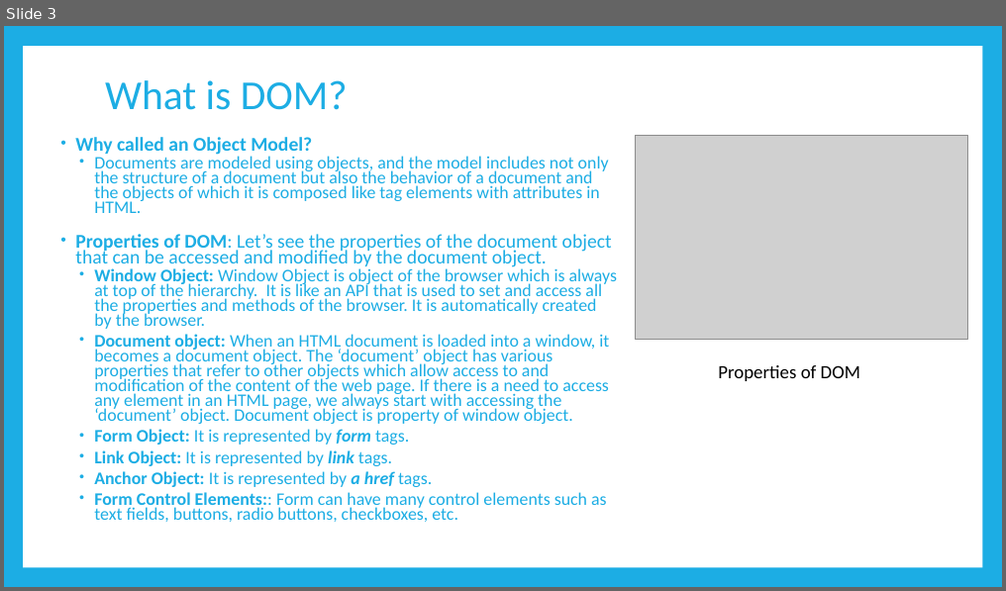
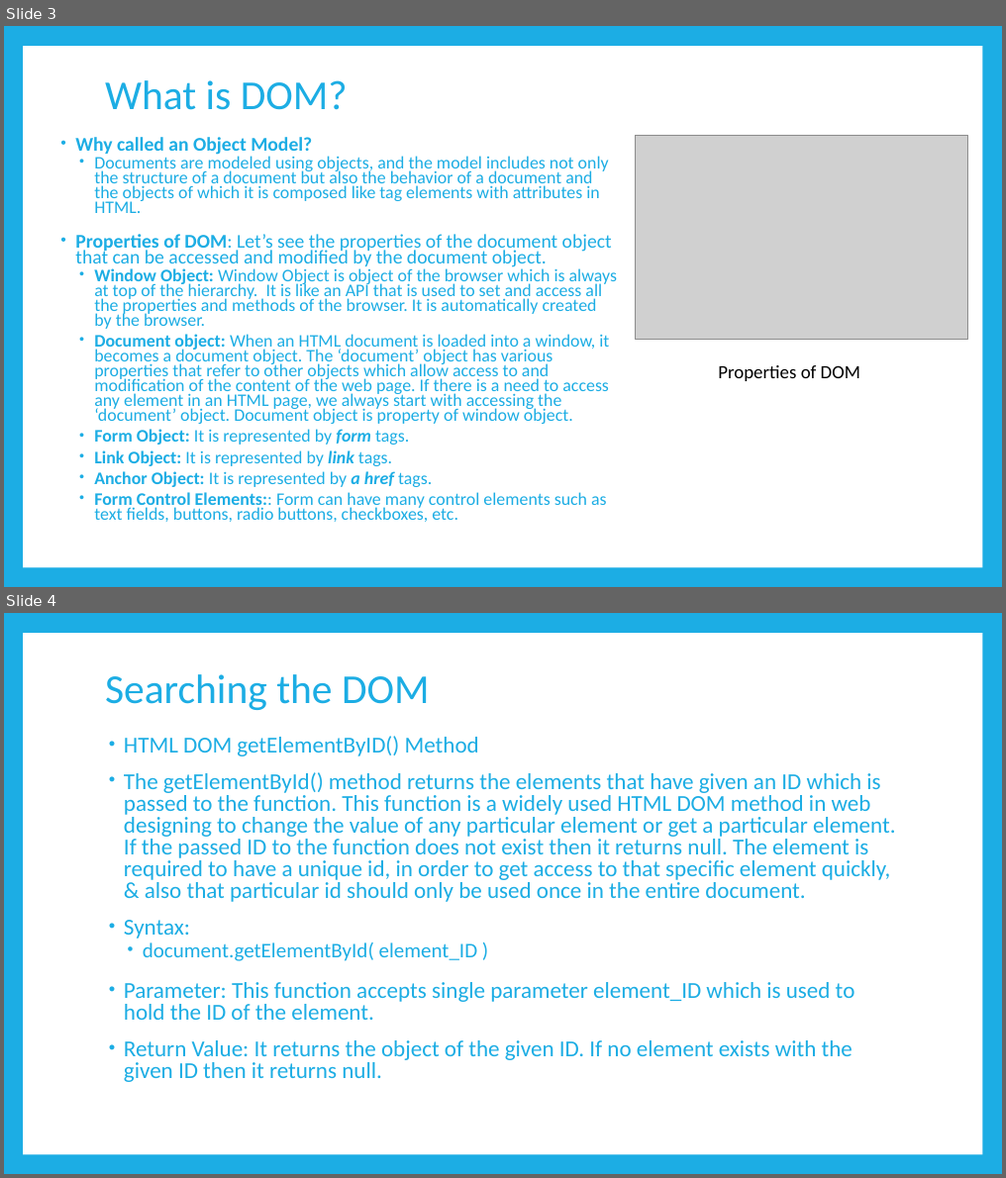
Before and after one commit to PramodJana/JavaScript, a slide deck: GFG JS Course Curriculam/Articles/008 Document Object MOdel.pptx. Shown one above the other, each under a label of ours: slide 3 before the commit, slides 3 and 4 after it. The pictures are 1006x591 and 1006x1178 pixels, drawn with LibreOffice and Linux fonts; fonts in the diff are those of the drawing; grey boxes stand for pictures. Boxes give left, top, right and bottom in pixels: in the first picture for what was removed or moved away, otherwise in the second. Text is boxed around its words. In the diff, an @@ line names an element or a change of style, - is before the commit and + after.

```diff
--- a/GFG JS Course Curriculam/Articles/008 Document Object MOdel.pptx
+++ b/GFG JS Course Curriculam/Articles/008 Document Object MOdel.pptx
@@ slide 4 added at (4,613,1002,1174), background #1CADE4; not listed: 1 template element that a slide beside it also shows @@
@@ title added at (105,674,430,710), 39.6 pt, text #1CADE4 @@
+Searching the DOM
@@ text added at (124,736,896,1082), 22 pt, text #1CADE4 @@
+• HTML DOM getElementByID() Method
+• The getElementById() method returns the elements that have given an ID which is passed to the function. This function is a widely used HTML DOM method in web designing to change the value of any particular element or get a particular element. If the passed ID to the function does not exist then it returns null. The element is required to have a unique id, in order to get access to that specific element quickly, & also that particular id should only be used once in the entire document.
+• Syntax:
+  • document.getElementById( element_ID )
+• Parameter: This function accepts single parameter element_ID which is used to hold the ID of the element.
+• Return Value: It returns the object of the given ID. If no element exists with the given ID then it returns null.
```
Also in this commit, not shown: 1 slide removed.
